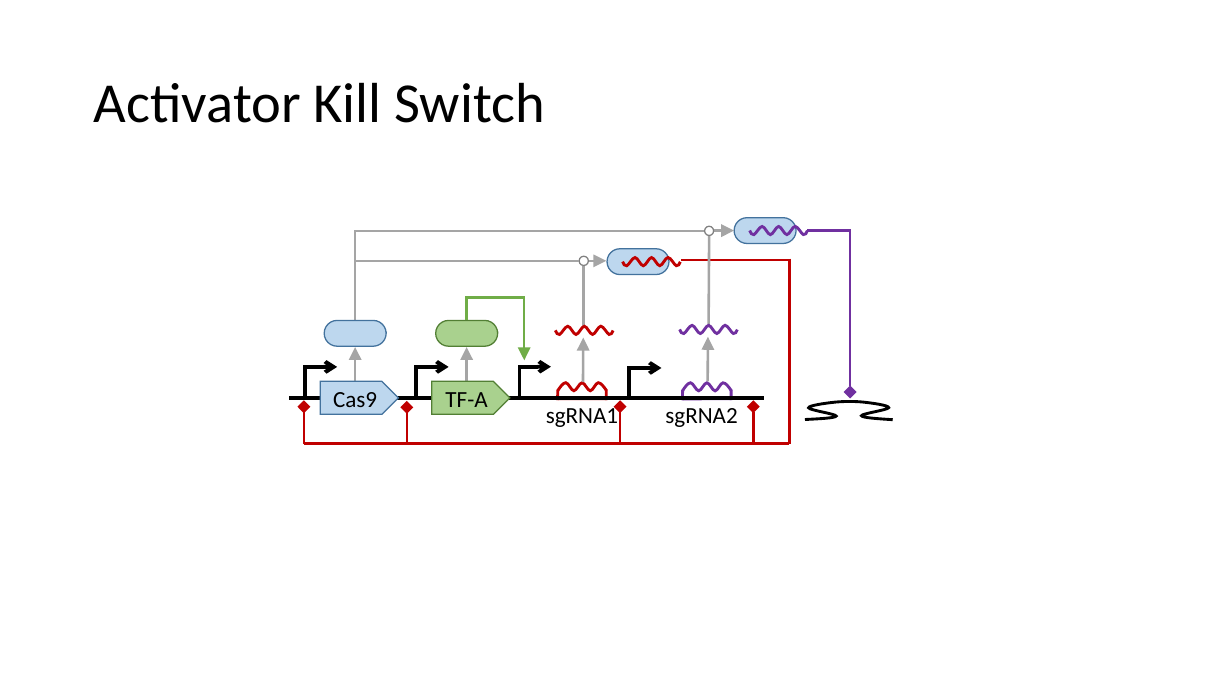
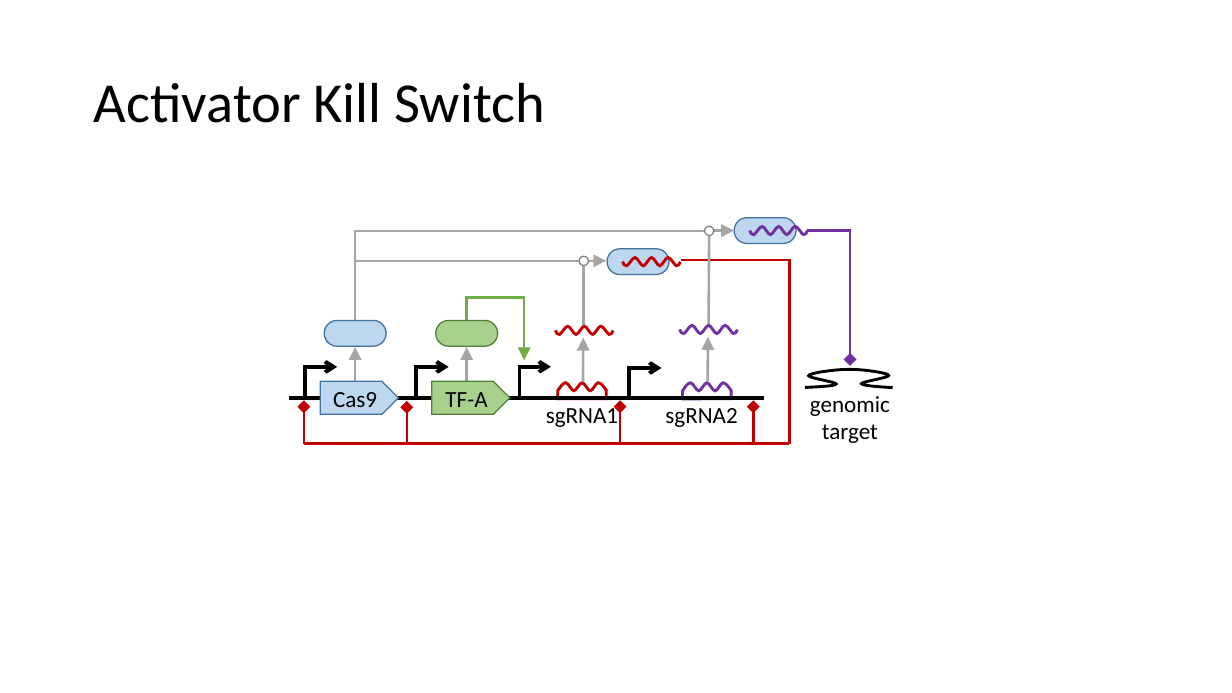
Before and after one commit to TASBE/CRISPR-safety-switches, a slide deck: slide 6 of paper_figures/sbolvisual/17 Combinations.pptx. Drawn at 1232x693 pixels with LibreOffice and Linux fonts; fonts in the diff are those of the drawing. Boxes give left, top, right and bottom in pixels: in the first picture for what was removed or moved away, otherwise in the second. Text is boxed around its words. In the diff, an @@ line names an element or a change of style, - is before the commit and + after.

```diff
--- a/paper_figures/sbolvisual/17 Combinations.pptx
+++ b/paper_figures/sbolvisual/17 Combinations.pptx
@@ elbow arrow moved from (808, 231) - (850, 392) to (808, 231) - (850, 360) @@
@@ freeform shape moved from (x1=805, y1=401, x2=893, y2=420) to (x1=805, y1=370, x2=893, y2=388) @@
@@ text added at (x1=810, y1=396, x2=890, y2=443), 18 pt, text #000000 @@
+genomic
+target
```
Also in this commit, not shown: 1 other file.
